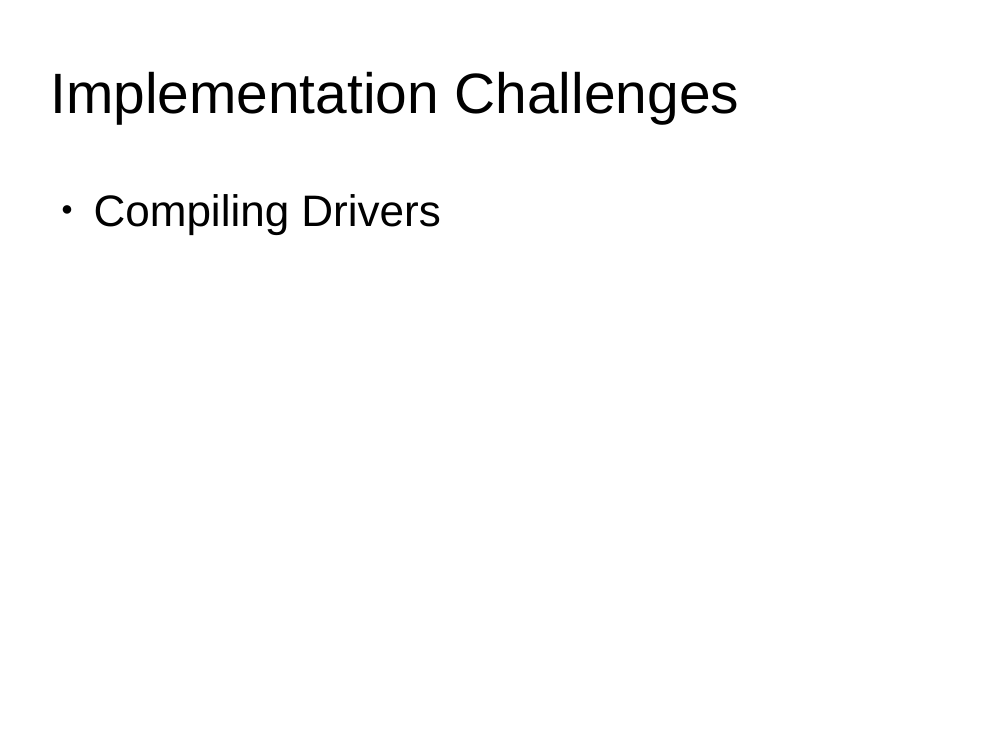
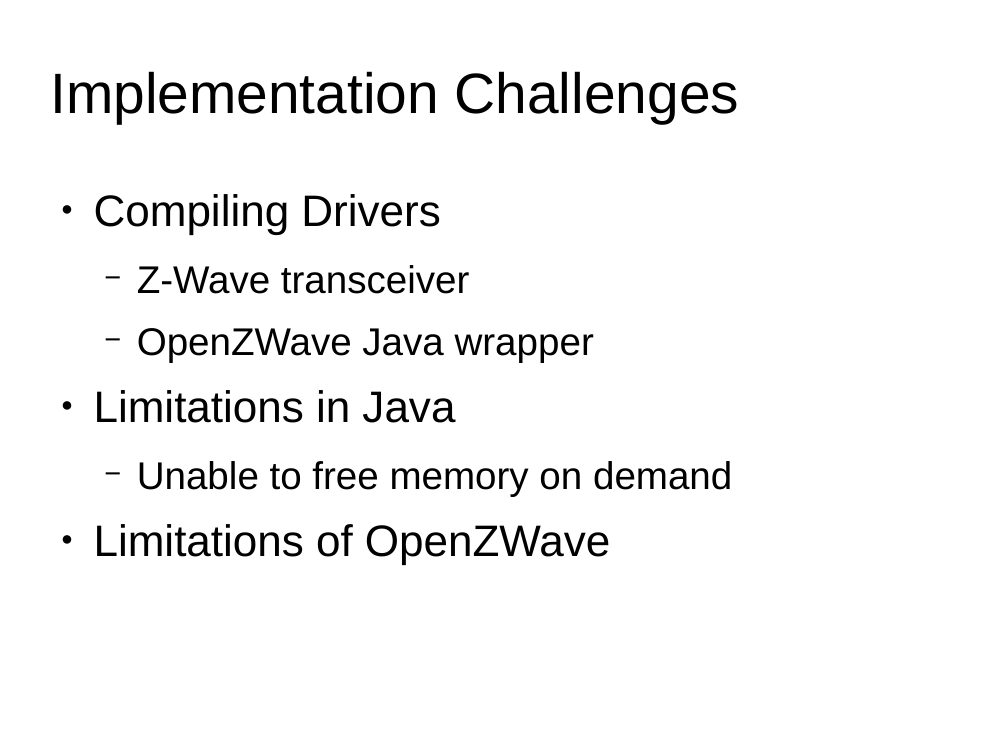
Before and after one commit to 0xCafeDude/crossPlatformAlternativeHomeOS, a slide deck: slide 8 of presentation/presentation.odp. Drawn at 1008x756 pixels with LibreOffice and Linux fonts; fonts in the diff are those of the drawing; background and template pictures are left out. Boxes give left, top, right and bottom in pixels: in the first picture for what was removed or moved away, otherwise in the second. Text is boxed around its words. In the diff, an @@ line names an element or a change of style, - is before the commit and + after.

```diff
--- a/presentation/presentation.odp
+++ b/presentation/presentation.odp
@@ text at (94, 265, 732, 565): paragraphs added @@
+  − Z-Wave transceiver
+  − OpenZWave Java wrapper
+● Limitations in Java
+  − Unable to free memory on demand
+● Limitations of OpenZWave
```
Also in this commit, not shown: 1 other slide changed, 1 slide added, 1 slide removed.
